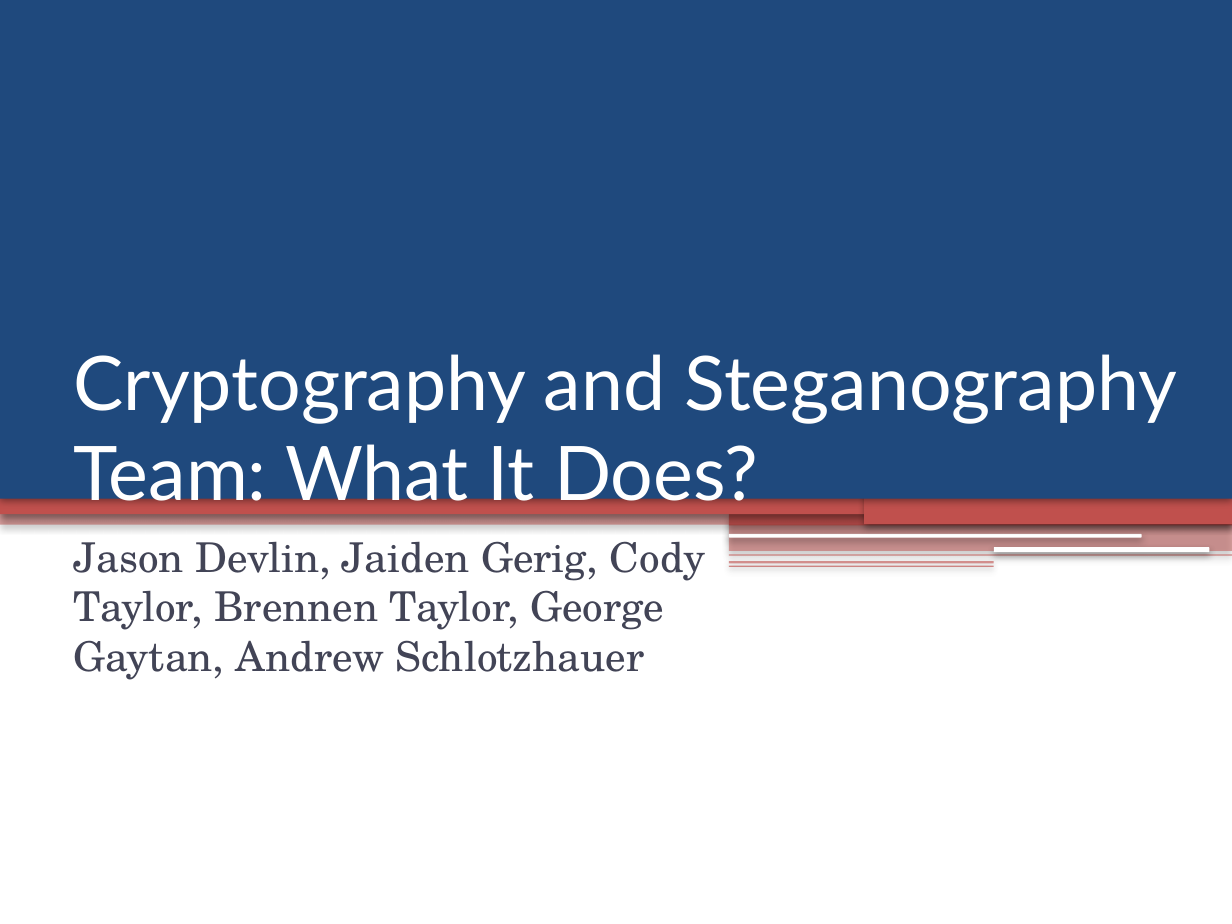
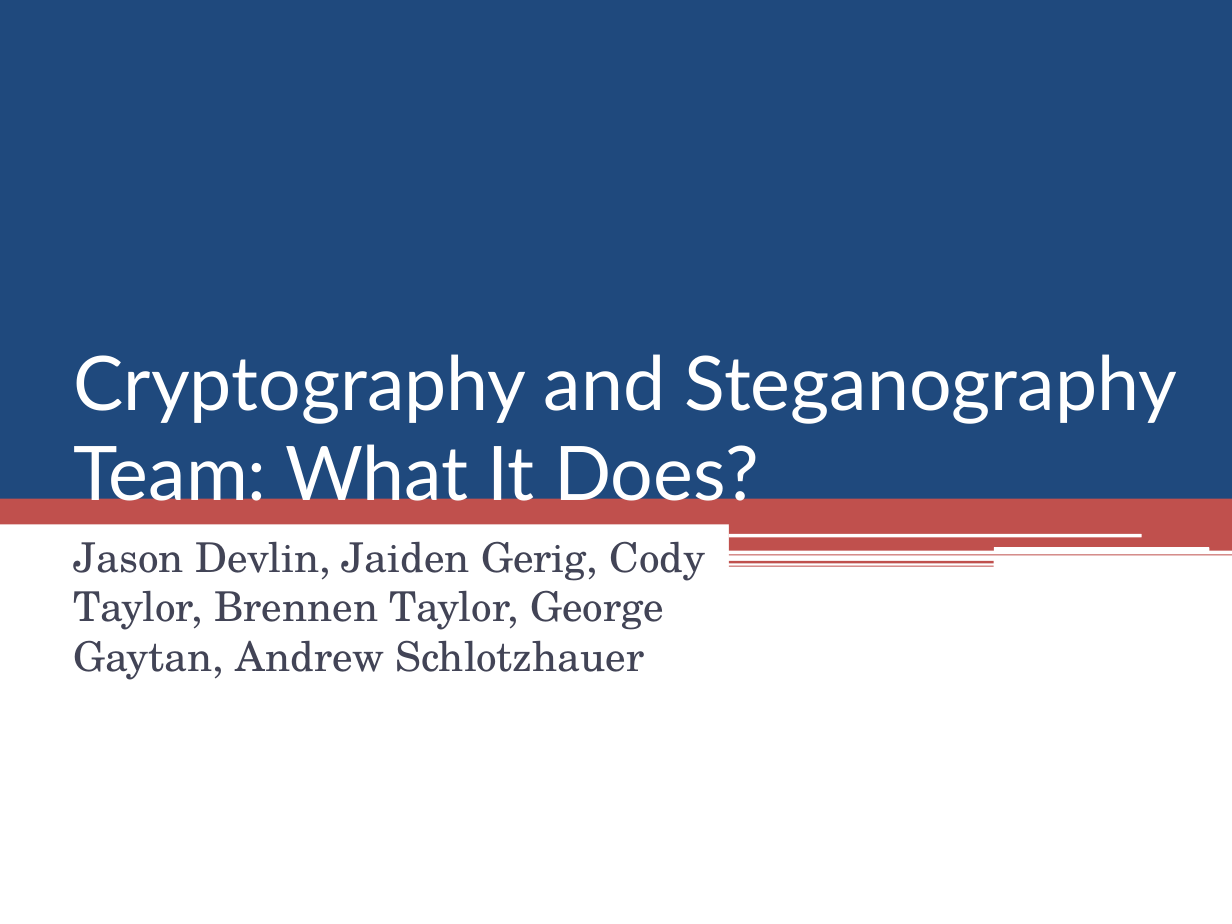
Before and after one commit to jaideng123/Cryptosystems, a slide deck: slide 1 of FinalPresentation.pptx. Drawn at 1232x924 pixels with LibreOffice and Linux fonts; fonts in the diff are those of the drawing. Boxes give left, top, right and bottom in pixels: in the first picture for what was removed or moved away, otherwise in the second. Text is boxed around its words. In the diff, an @@ line names an element or a change of style, - is before the commit and + after.

```diff
--- a/FinalPresentation.pptx
+++ b/FinalPresentation.pptx
@@ text at (x1=74, y1=354, x2=1177, y2=513): text changed @@
-Cryptography and Steganography
-Team: What It Does?
+Cryptography and Steganography
+Team: What It Does?
@@ rectangle at (x1=0, y1=492, x2=1232, y2=525): fill #C0504D at 50% opacity to #C0504D; shadow off @@
@@ shadow off in 6 elements at (x1=729, y1=514, x2=1232, y2=526), (x1=729, y1=533, x2=1142, y2=537), (x1=994, y1=547, x2=1210, y2=552), (x1=0, y1=495, x2=1232, y2=514), (x1=0, y1=0, x2=1232, y2=499), (x1=864, y1=490, x2=1231, y2=524) @@
@@ rectangle at (x1=729, y1=525, x2=1232, y2=551): fill #C0504D at 50% opacity to #C0504D; shadow off @@
@@ rectangle at (x1=729, y1=554, x2=1232, y2=556): fill #C0504D at 65% opacity to #C0504D; shadow off @@
@@ rectangle at (x1=729, y1=565, x2=994, y2=567): fill #C0504D at 65% opacity to #C0504D; shadow off @@
@@ rectangle at (x1=729, y1=561, x2=994, y2=563): fill #C0504D at 60% opacity to #C0504D; shadow off @@
```
Also in this commit, not shown: 24 other slides changed, 1 slide added, 1 slide removed, 1 other file.
